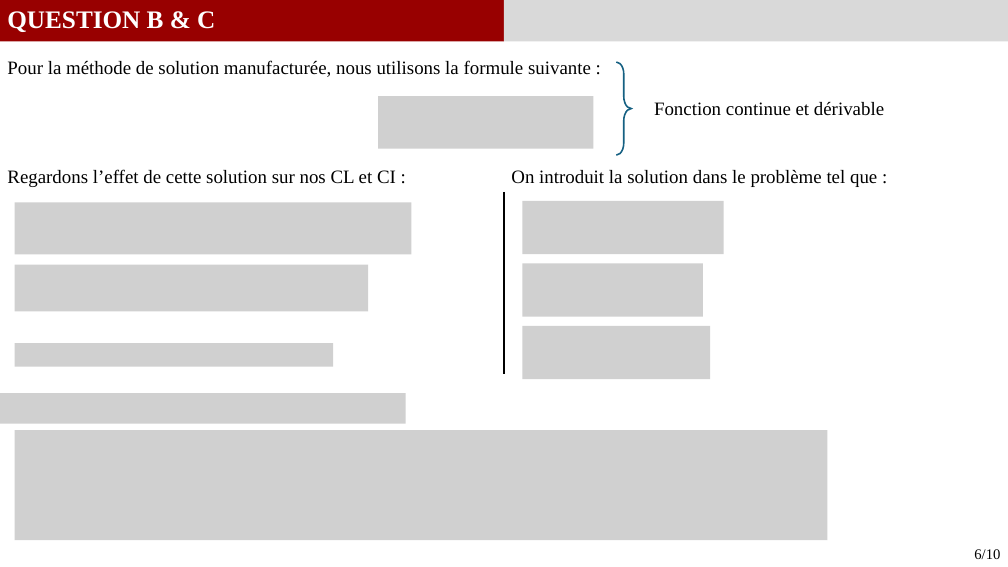
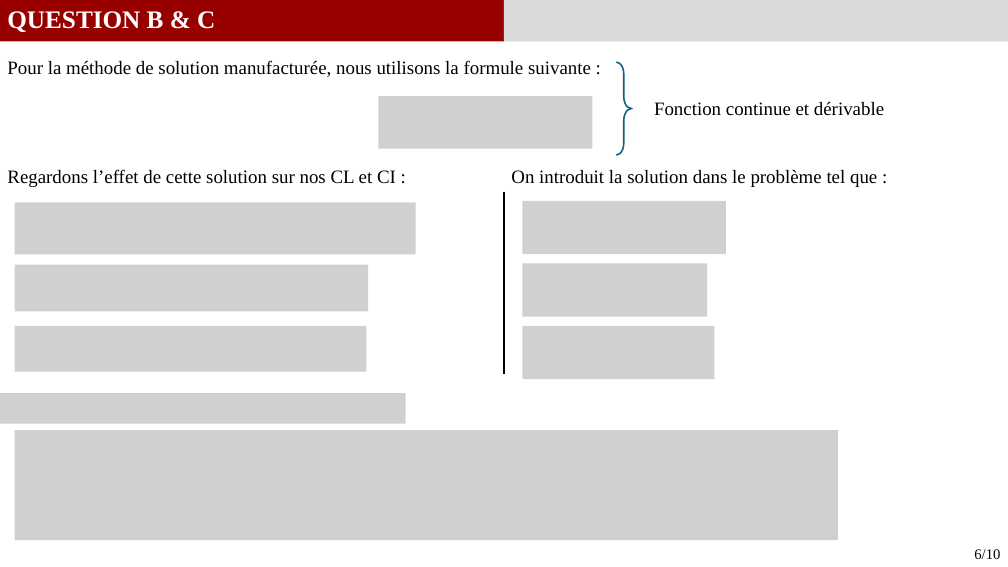
Before and after one commit to GauthierBRUNEL/MEC8211_devoir_2, a slide deck: slide 6 of doc/Rapport_Devoir2.pptx. Drawn at 1008x567 pixels with LibreOffice and Linux fonts; fonts in the diff are those of the drawing; grey boxes stand for pictures. Boxes give left, top, right and bottom in pixels: in the first picture for what was removed or moved away, otherwise in the second. Text is boxed around its words. In the diff, an @@ line names an element or a change of style, - is before the commit and + after.

```diff
--- a/doc/Rapport_Devoir2.pptx
+++ b/doc/Rapport_Devoir2.pptx
@@ picture: place and size @@
-picture at <box>14,203,411,255</box>
+picture at <box>14,203,415,255</box>
@@ picture: place and size @@
-picture at <box>523,263,703,316</box>
+picture at <box>523,263,707,316</box>
@@ picture: place and size @@
-picture at <box>14,343,333,367</box>
+picture at <box>14,326,366,372</box>
@@ picture: place and size @@
-picture at <box>523,326,710,379</box>
+picture at <box>523,326,715,379</box>
@@ picture: place and size @@
-picture at <box>14,430,827,540</box>
+picture at <box>14,430,838,540</box>
```
Also in this commit, not shown: 3 other slides changed, 8 other files.
